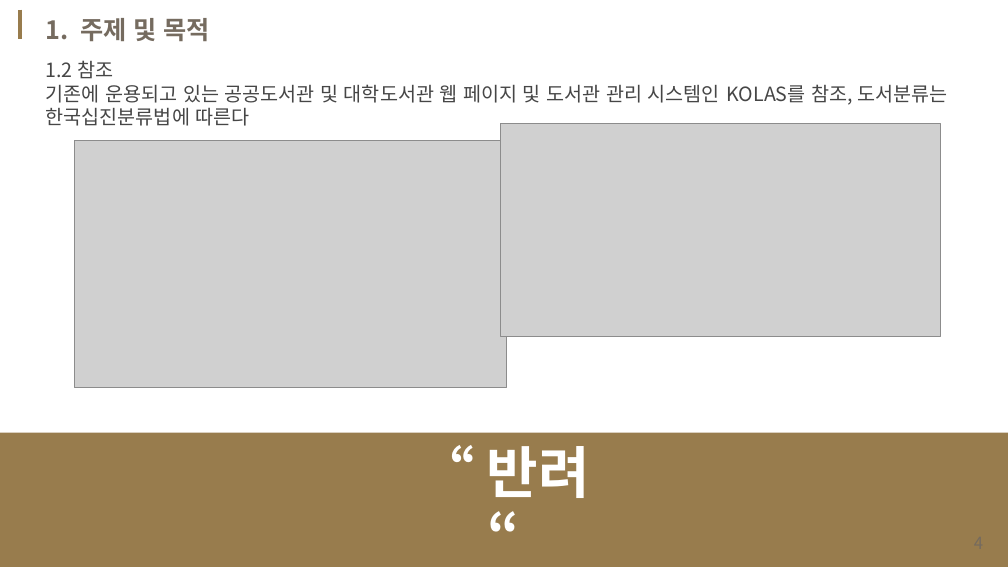
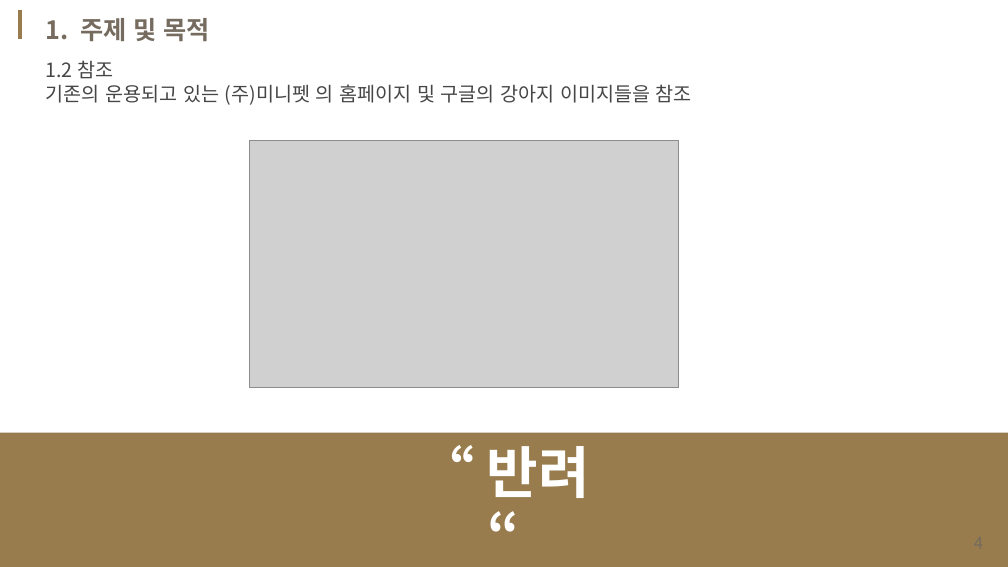
Before and after one commit to ChoiDV/learning, a slide deck: slide 4 of solo project/07_1'st Project/Choijinyoung-project-ppt.pptx. Drawn at 1008x567 pixels with LibreOffice and Linux fonts; fonts in the diff are those of the drawing; grey boxes stand for pictures; background and template pictures are left out. Boxes give left, top, right and bottom in pixels: in the first picture for what was removed or moved away, otherwise in the second. Text is boxed around its words. In the diff, an @@ line names an element or a change of style, - is before the commit and + after.

```diff
--- a/solo project/07_1'st Project/Choijinyoung-project-ppt.pptx
+++ b/solo project/07_1'st Project/Choijinyoung-project-ppt.pptx
@@ text at [46, 84, 692, 105]: text changed @@
-기존에 운용되고 있는 공공도서관 및 대학도서관 웹 페이지 및 도서관 관리 시스템인 KOLAS를 참조, 도서분류는 한국십진분류법에 따른다
+기존의 운용되고 있는 (주)미니펫 의 홈페이지 및 구글의 강아지 이미지들을 참조
@@ picture: place and size @@
-picture at [75, 141, 507, 388]
+picture at [250, 141, 678, 388]
@@ picture removed at [500, 124, 940, 337] @@
```
Also in this commit, not shown: 6 other slides changed, 1 slide added, 44 other files.
